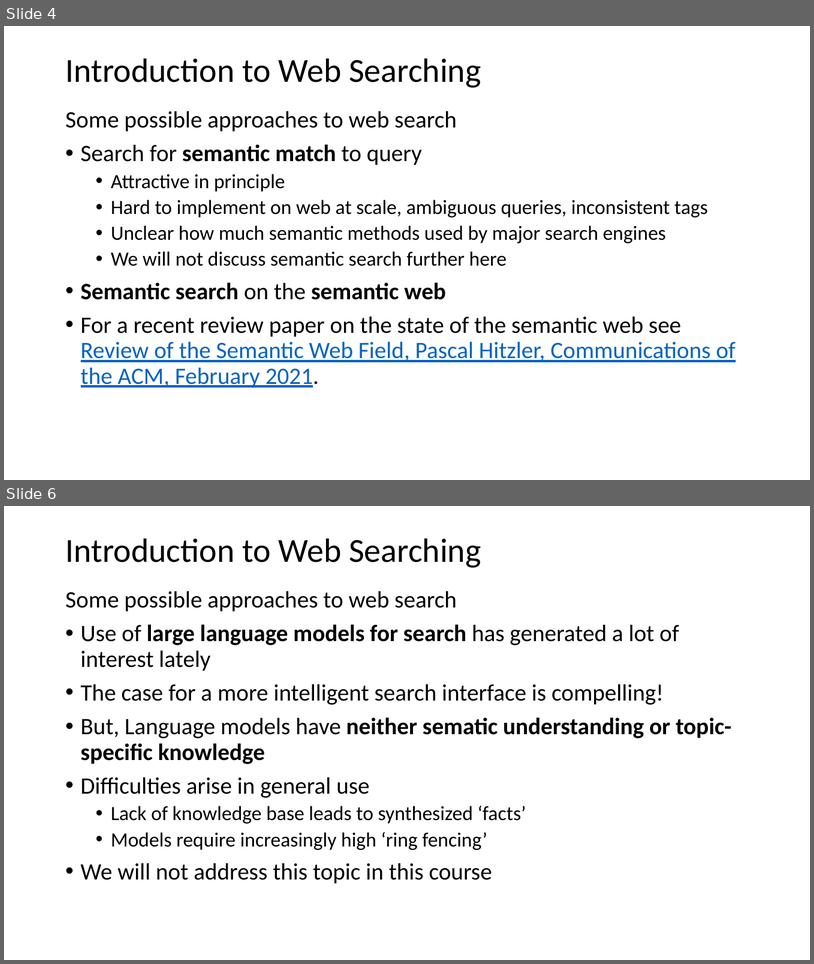
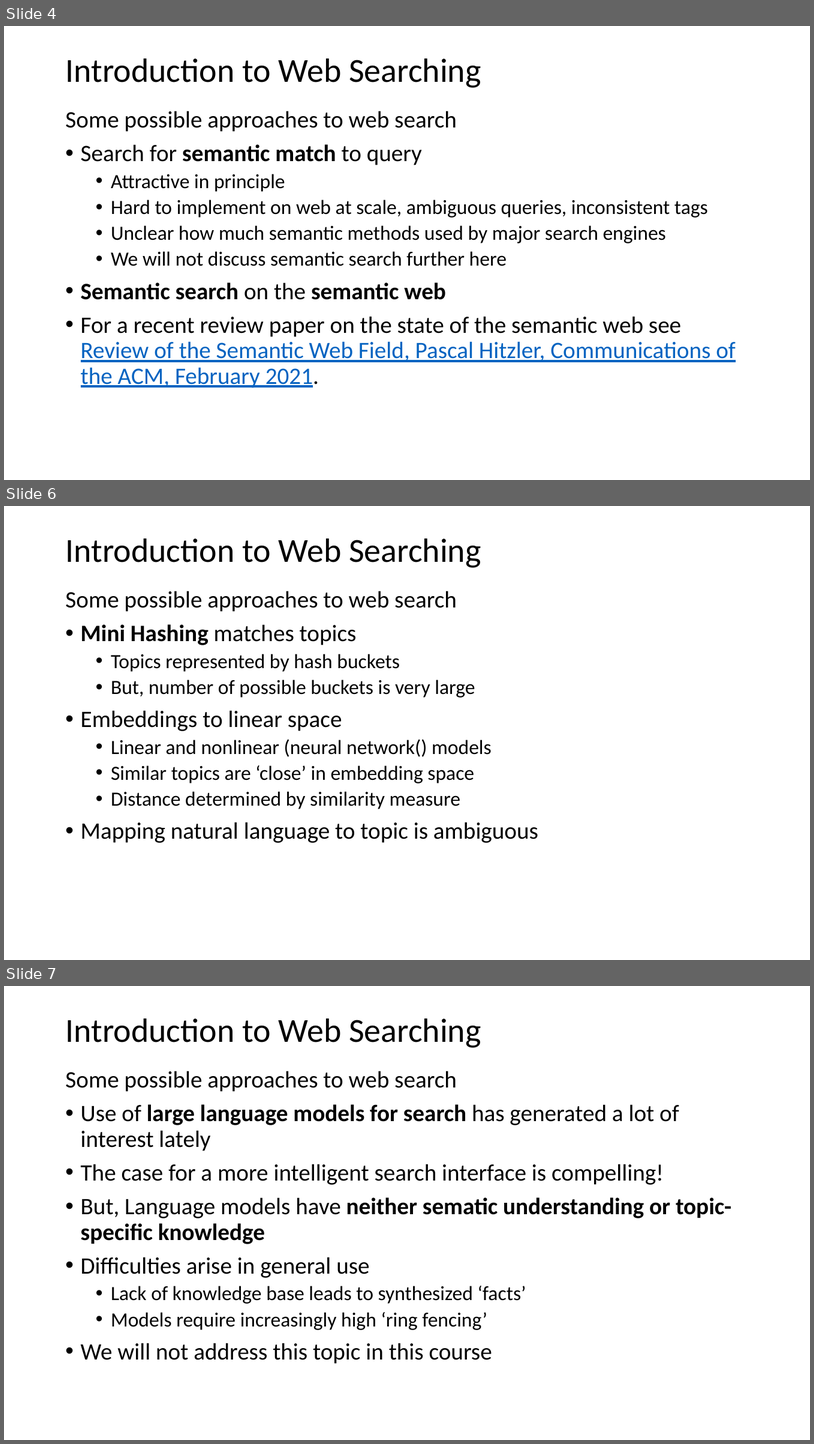
Before and after one commit to StephenElston/CSCI-E-108, a slide deck: slides/6_WebSearching.pptx. Shown one above the other, each under a label of ours: slides 4 and 6 before the commit, slides 4, 6 and 7 after it; the slides between them are not shown. The pictures are 814x964 and 814x1444 pixels, drawn with LibreOffice and Linux fonts; fonts in the diff are those of the drawing. Boxes give left, top, right and bottom in pixels: in the first picture for what was removed or moved away, otherwise in the second. Text is boxed around its words. In the diff, an @@ line names an element or a change of style, - is before the commit and + after.

```diff
--- a/slides/6_WebSearching.pptx
+++ b/slides/6_WebSearching.pptx
@@ slide 6 added at [4,506,810,960], background #FFFFFF @@
@@ title added at [65,538,482,568], 40 pt, text #000000 @@
+Introduction to Web Searching
@@ text added at [65,591,539,843], 24 pt, text #000000 @@
+Some possible approaches to web search
+• Mini Hashing matches topics
+  • Topics represented by hash buckets
+  • But, number of possible buckets is very large
+• Embeddings to linear space
+  • Linear and nonlinear (neural network() models
+  • Similar topics are ‘close’ in embedding space
+  • Distance determined by similarity measure
+• Mapping natural language to topic is ambiguous
@@ what was slide 6 is now slide 7 @@
```
Also in this commit, not shown: 10 slides changed, 3 other slides added.
